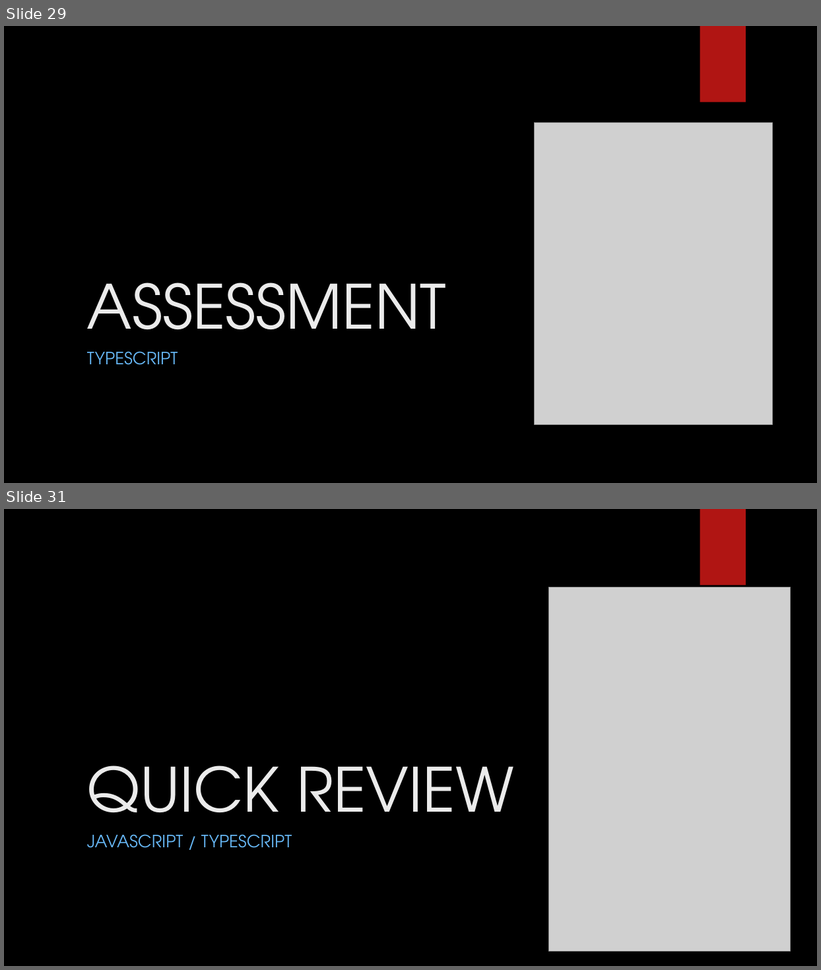
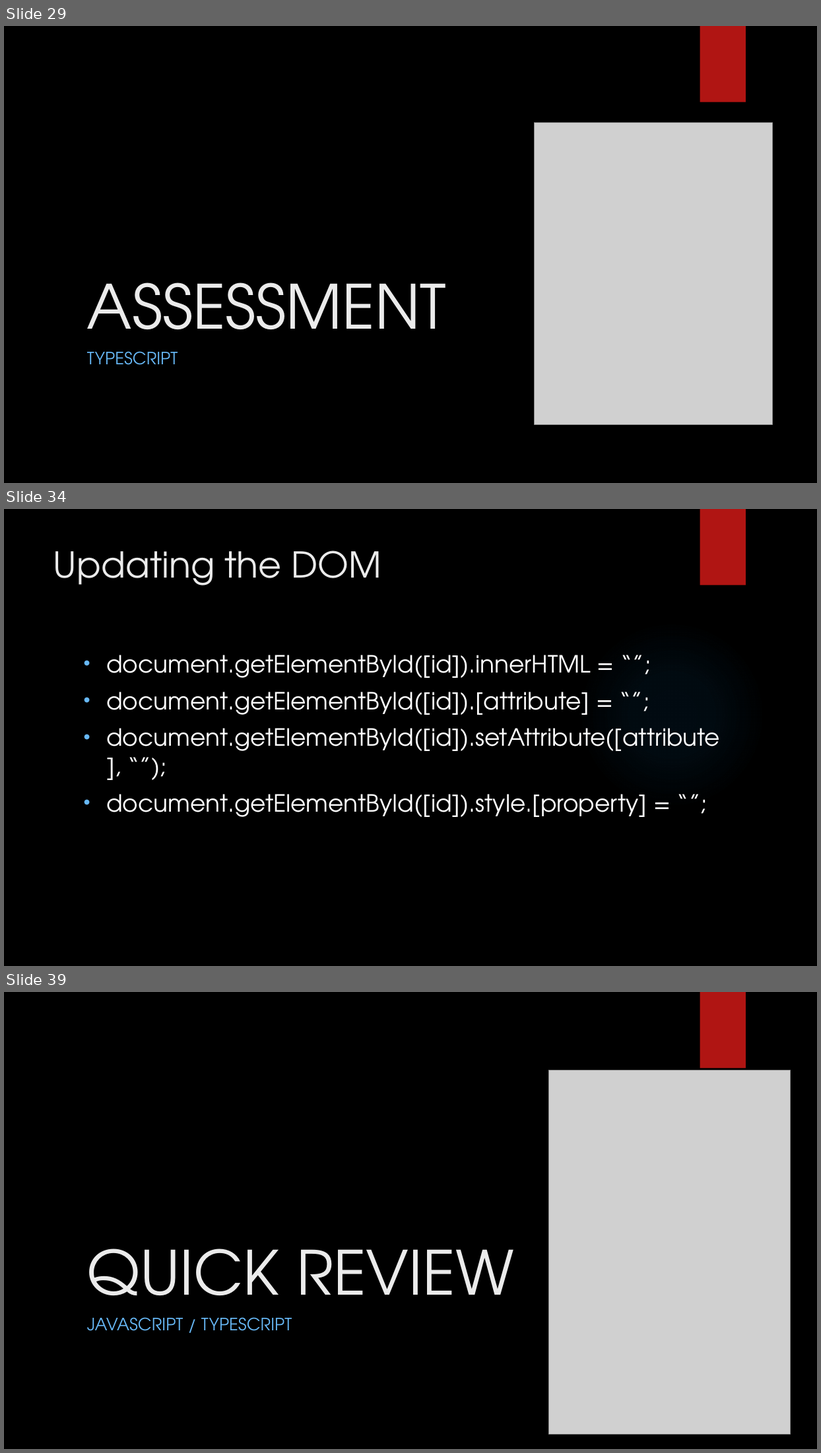
Before and after one commit to LogolsLLC/Logols-May2018, a slide deck: Slides/06_JavaScriptTypescript_TrainingPlan.pptx. Shown one above the other, each under a label of ours: slides 29 and 31 before the commit, slides 29, 34 and 39 after it; the slides between them are not shown. The pictures are 821x970 and 821x1453 pixels, drawn with LibreOffice and Linux fonts; fonts in the diff are those of the drawing; grey boxes stand for pictures; background and template pictures are left out. Boxes give left, top, right and bottom in pixels: in the first picture for what was removed or moved away, otherwise in the second. Text is boxed around its words. In the diff, an @@ line names an element or a change of style, - is before the commit and + after.

```diff
--- a/Slides/06_JavaScriptTypescript_TrainingPlan.pptx
+++ b/Slides/06_JavaScriptTypescript_TrainingPlan.pptx
@@ slide 34 added at (4,509,817,966), background picture (left out); not listed: 1 template element that a slide beside it also shows @@
@@ title added at (54,551,382,586), 42 pt, text #EBEBEB @@
+Updating the DOM
@@ ellipse added at (578,621,766,809), fill gradient #1C95F2 @@
@@ text added at (106,655,720,817), 28 pt, text #FFFFFF @@
+• document.getElementById([id]).innerHTML = “”;
+• document.getElementById([id]).[attribute] = “”;
+• document.getElementById([id]).setAttribute([attribute], “”);
+• document.getElementById([id]).style.[property] = “”;
@@ what was slide 31 is now slide 39 @@
```
Also in this commit, not shown: 20 slides changed, 7 other slides added, 1 other file.
